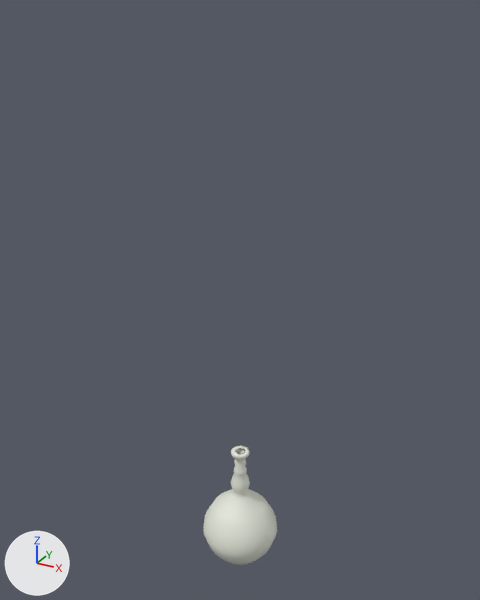
Renders of the Blender file Blender/Potion.blend from each side of a commit.
Before and after are seen from a 50 mm lens placed at (6.25, -11.37, 10.42), pointed at (-0.15, 0.26, 4.6). The axes (+X, +Y, +Z) are drawn at lower left. The lights are the same throughout.

The older version as bpy lines, for what is in view:
```python
me_cylinder = bpy.data.meshes.new('Cylinder')
me_cylinder.from_pydata(...)  # 1088 vertices, 1057 faces; spans x -0.93..0.93, y -0.93..0.93, z -1.0..0.38
me_cylinder.polygons.foreach_set('use_smooth', [True] * 1057)
me_cylinder.materials.append(mat_material_001)  # white #e4e7da
ob_cylinder = bpy.data.objects.new('Cylinder', me_cylinder)
ob_cylinder.location = (0.0, 0.0, 0.0)
ob_cylinder.scale = (1.0, 1.0, 2.22)
```
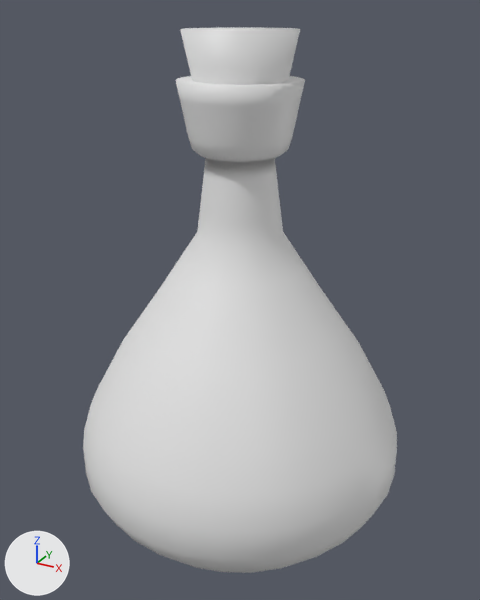
Location of each change, [x1, y1, x2, y2] in pixels of the pictures (480 x 600 px):
'Cylinder.001', added: after [83, 76, 397, 573]
'Cylinder', reshaped, moved, rescaled: before [203, 446, 277, 565]; after [180, 27, 300, 85]

The change, as a list of edits to the scene's bpy script:
```text
Change me_cylinder:
    used by ob_cylinder; location = (0.0, 0.0, 0.0); scale = (1.0, 1.0, 2.22)
    remove me_cylinder.from_pydata(...)  # 1088 vertices, 1057 faces; spans x -0.93..0.93, y -0.93..0.93, z -1.0..0.38
    remove me_cylinder.materials.append(mat_material_001)  # white #e4e7da
    add me_cylinder.from_pydata(...)  # 64 vertices, 34 faces; spans x -1.21..1.21, y -1.21..1.21, z -1.0..1.0
    me_cylinder part 1: 1088 vertices removed from x -0.93..0.93, y -0.93..0.93, z -1.0..0.38; 64 vertices added at x -1.21..1.21, y -1.21..1.21, z -1.0..1.0, forming a 32-sided cut cone along z (radius 0.78 at the low end, 1.21 at the high end)
Add me_cylinder_002:
    me_cylinder_002.from_pydata(...)  # 832 vertices, 833 faces; spans x -3.56..3.56, y -3.56..3.56, z -1.0..9.2
    me_cylinder_002.polygons.foreach_set('use_smooth', [True] * 833)
Change ob_cylinder:
    ob_cylinder.location: (0.0, 0.0, 0.0) -> (0.0, 0.0, 9.17)
    ob_cylinder.scale: (1.0, 1.0, 2.22) -> (0.896, 0.896, 0.896)
Add ob_cylinder_001:
    ob_cylinder_001 = bpy.data.objects.new('Cylinder.001', me_cylinder_002)
    ob_cylinder_001.location = (0.0, 0.0, 0.0)
```
